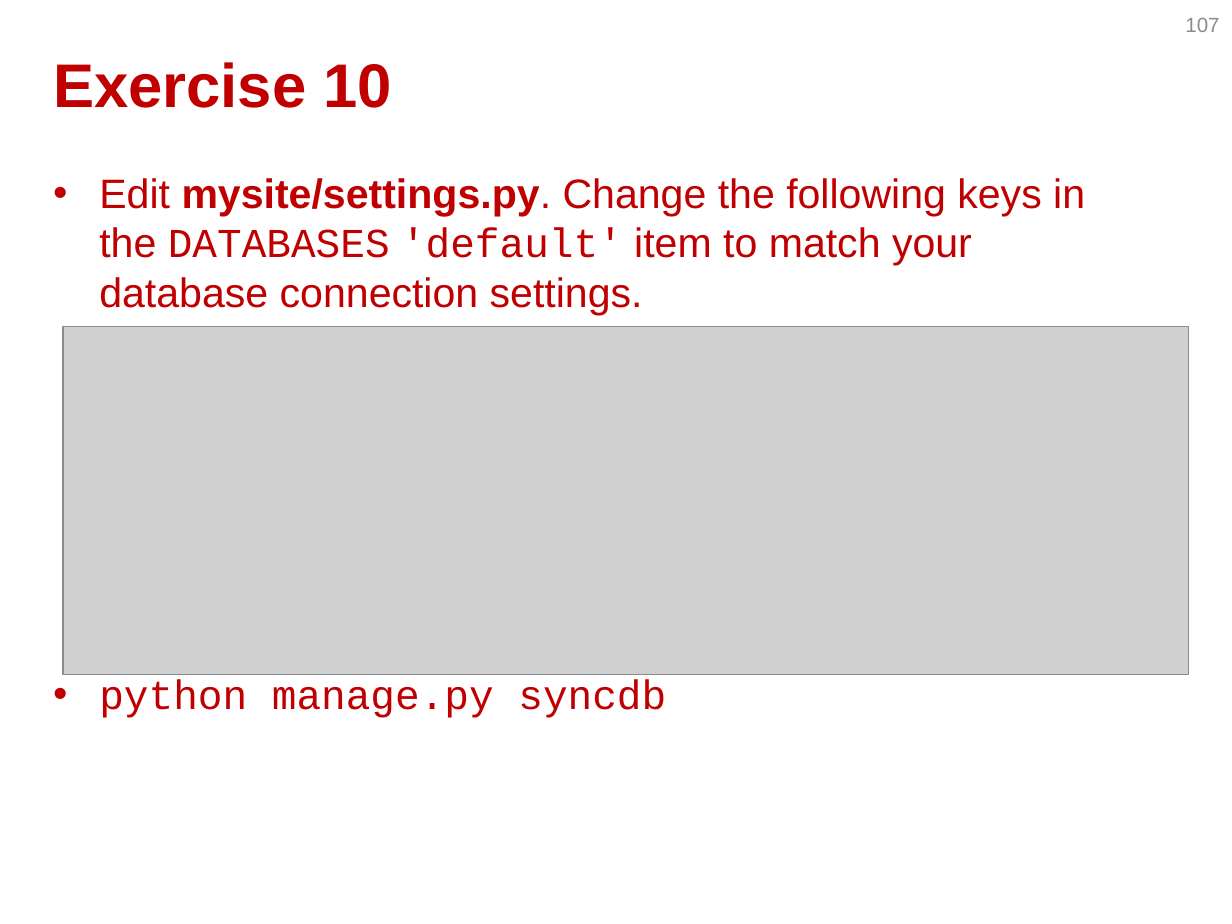
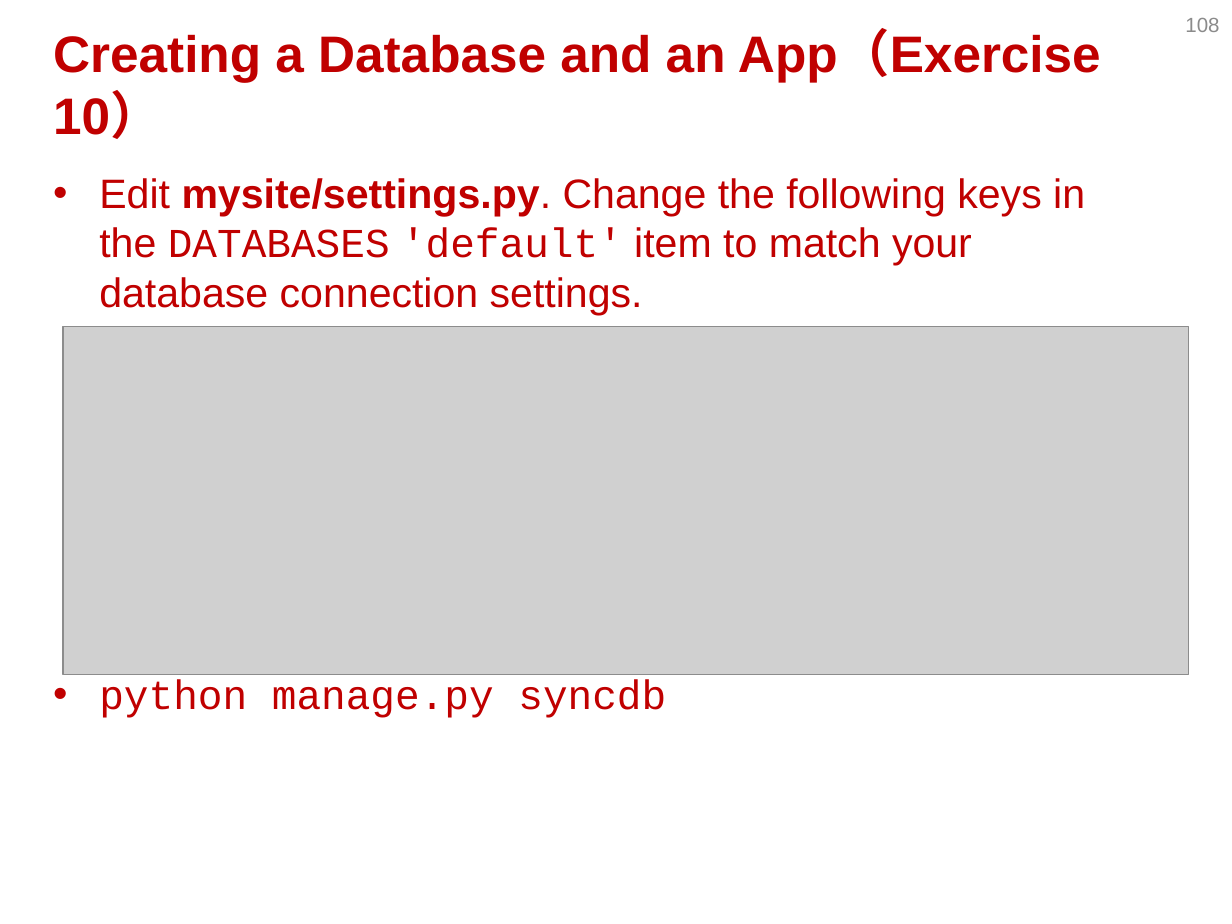
Before and after one commit to JustinSDK/PyConTW2013Tutorial, a slide deck: slide 108 of PyCon Taiwan 2013 Tutorial.pptx (slide 107 before the commit). Drawn at 1232x924 pixels with LibreOffice and Linux fonts; fonts in the diff are those of the drawing; grey boxes stand for pictures. Boxes give left, top, right and bottom in pixels: in the first picture for what was removed or moved away, otherwise in the second. Text is boxed around its words. In the diff, an @@ line names an element or a change of style, - is before the commit and + after.

```diff
--- a/PyCon Taiwan 2013 Tutorial.pptx
+++ b/PyCon Taiwan 2013 Tutorial.pptx
@@ page number at [1185,18,1219,32]: text changed @@
-107
+108
@@ title at [53,31,1101,139]: text changed; size 36 to 30 pt @@
-Exercise 10
+Creating a Database and an App（Exercise 10）
```
Also in this commit, not shown: 4 other slides changed, 39 slides added, 1 slide removed, 46 other files.
